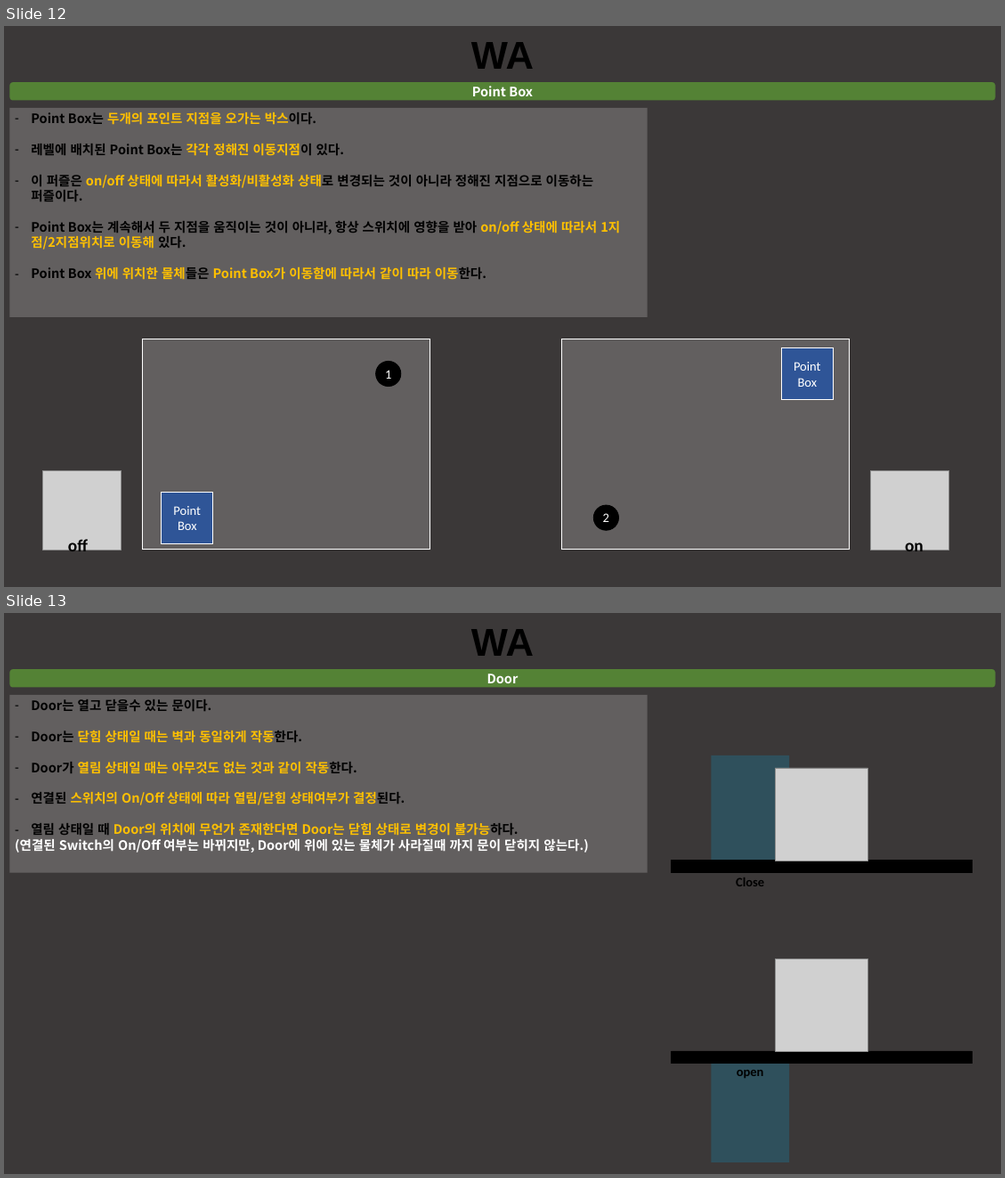
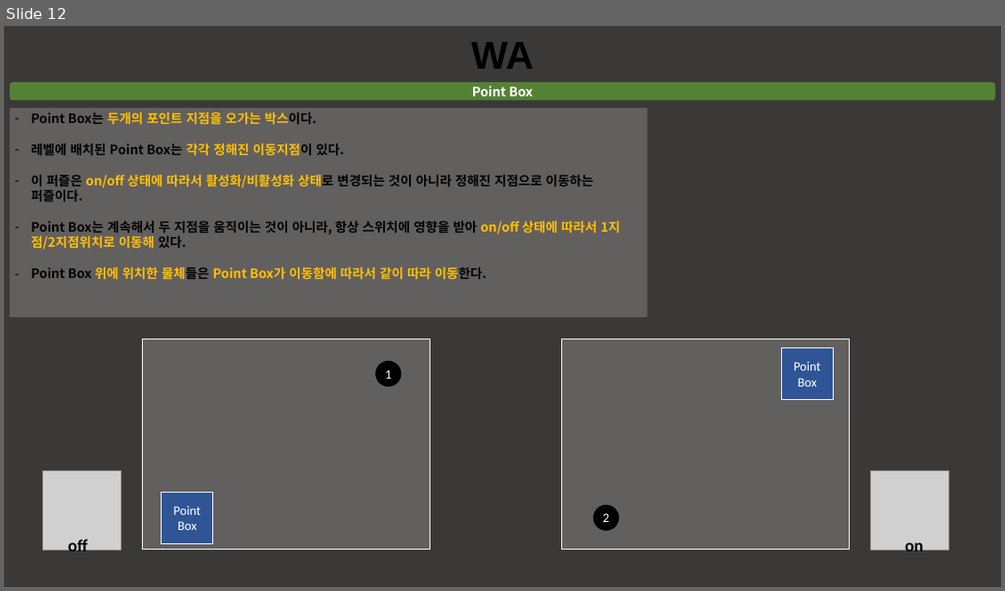
Before and after one commit to taeseongeom/WA, a slide deck: 기획서/신버전/퍼즐 기획.pptx. Shown one above the other, each under a label of ours: slides 12 and 13 before the commit, slide 12 after it. The pictures are 1005x1178 and 1005x591 pixels, drawn with LibreOffice and Linux fonts; fonts in the diff are those of the drawing; grey boxes stand for pictures. Boxes give left, top, right and bottom in pixels: in the first picture for what was removed or moved away, otherwise in the second. Text is boxed around its words. In the diff, an @@ line names an element or a change of style, - is before the commit and + after.

Commit message:
기획서 수정
- Door 삭제
- 스위치 타입 1개 더 추가 (총 3가지 타입)

- 뱅글뱅글 도는 퍼즐도 만들어줘용~

```diff
--- a/기획서/신버전/퍼즐 기획.pptx
+++ b/기획서/신버전/퍼즐 기획.pptx
@@ slide 13 removed at box(4, 613, 1001, 1174), background #3B3838 @@
@@ text removed at box(471, 629, 534, 656) @@
-WA
@@ rounded rectangle removed at box(9, 669, 995, 688) @@
-Door
@@ rectangle removed at box(9, 695, 647, 872) @@
-– Door는 열고 닫을수 있는 문이다.
-– Door는 닫힘 상태일 때는 벽과 동일하게 작동한다.
-– Door가 열림 상태일 때는 아무것도 없는 것과 같이 작동한다.
-– 연결된 스위치의 On/Off 상태에 따라 열림/닫힘 상태여부가 결정된다.
-– 열림 상태일 때 Door의 위치에 무언가 존재한다면 Door는 닫힘 상태로 변경이 불가능하다.
-(연결된 Switch의 On/Off 여부는 바뀌지만, Door에 위에 있는 물체가 사라질때 까지 문이 닫히지 않는다.)
@@ rectangle removed at box(711, 755, 789, 860) @@
@@ picture removed at box(775, 768, 868, 860) @@
@@ rectangle removed at box(672, 860, 971, 873) @@
@@ text removed at box(736, 877, 764, 886) @@
-Close
@@ picture removed at box(775, 958, 868, 1051) @@
@@ rectangle removed at box(672, 1051, 971, 1063) @@
@@ rectangle removed at box(711, 1057, 789, 1162) @@
@@ text removed at box(736, 1070, 764, 1078) @@
-open
```
Also in this commit, not shown: 3 slides changed, 3 other files.
